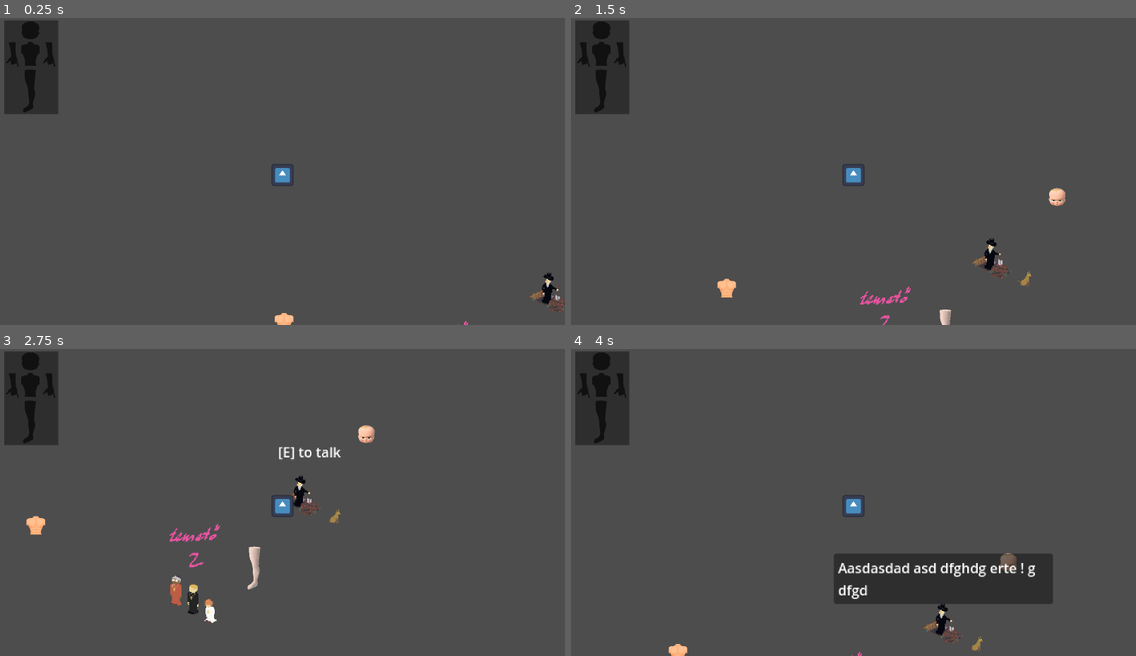
Above: before the commit, frames 1-4 (two rows, left to right).
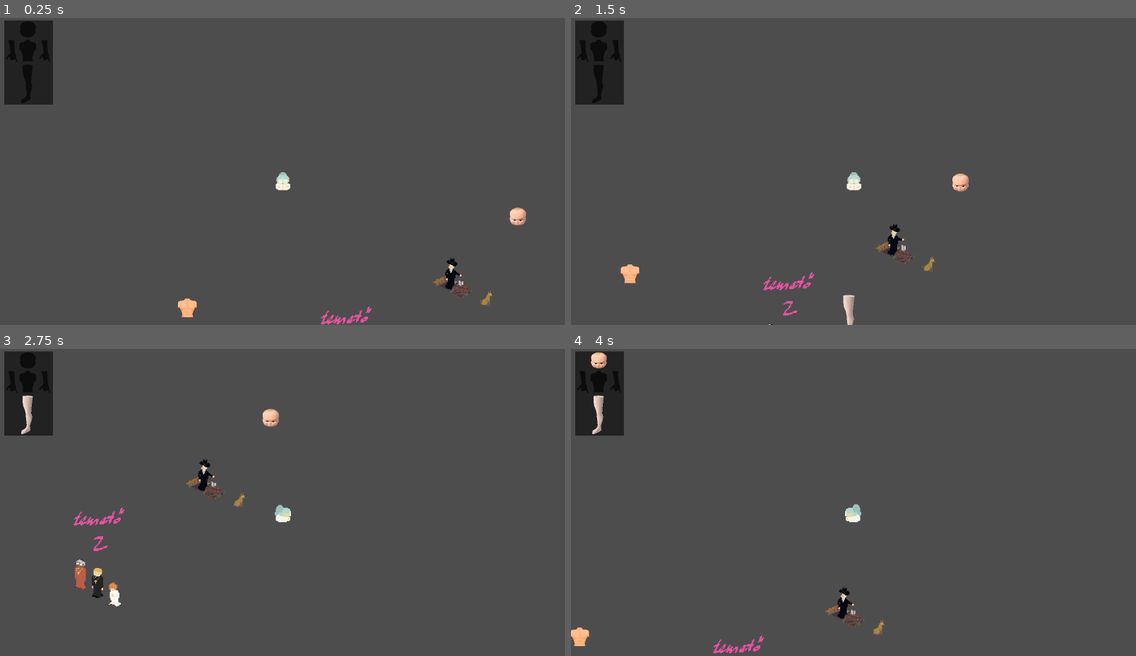
Above: after the commit, the same moments.

Repository: ekaktusz/screamjam2024
Game: Godot game, scene res://Scenes/main.tscn
The game is run twice, just before and just after one commit, with the same random seed, the same clock (stepped at 60 frames per second) and the same inputs. The engine's default icon, where the game draws it, is replaced by a stand-in: a white triangle on a blue panel in a dark square.
Inputs:
- Up to frame 1 (0.25 s): no input
- Up to frame 2 (1.5 s): tap Enter at 0.5 s; hold Right (ui_right) 0.53-1.28 s; hold E (interact) 0.53-1.28 s; hold Down (ui_down) from 1.28 s (still down); tap E (interact) at 1.35 s
- Up to frame 3 (2.75 s): release Down (ui_down) at 2.03 s; hold Right (ui_right) from 2.03 s (still down); hold E (interact) from 2.03 s (still down)
- Up to frame 4 (4 s): release Right (ui_right) at 2.78 s; release E (interact) at 2.78 s; hold Up (ui_up) 2.78-3.53 s; tap E (interact) at 2.85 s; hold Left (ui_left) from 3.53 s (still down); hold E (interact) from 3.53 s (still down)

The runs differ from the first frame. In frame 1, 2.1% of the frame differs, in the area x 0-100%, y 0-100%; in frame 2, 2.9%; in frame 3, 3.8%; in frame 4, 8.3%, in the area x 0-86%, y 0-100%.

Commit message:
player anim added wtih direction

Diff:
--- a/Scenes/Character/character_body_2d.gd
+++ b/Scenes/Character/character_body_2d.gd
@@ -1,9 +1,15 @@
 extends CharacterBody2D
 
+@onready var sprite_2d: AnimatedSprite2D = $Sprite2D
 @onready var inventory: Control = $Inventory
 const SPEED = 200
+
+const UP_RIGHT: Vector2 = Vector2(0.707107, -0.707107)
+const UP_LEFT:  Vector2 = Vector2(-0.707107, -0.707107)
+const DOWN_RIGHT:Vector2 = Vector2(0.707107, 0.707107)
+const DOWN_LEFT:Vector2 = Vector2(-0.707107, 0.707107)
+
 var hasBodyPart = false
-
 
 func _physics_process(_delta):
 
@@ -13,7 +19,26 @@
 	else:
 		velocity = Vector2.ZERO
 
+	set_anim_by_direction(direction)
 	move_and_slide()
+
+func set_anim_by_direction(direction: Vector2):
+	if direction == Vector2.DOWN:
+		sprite_2d.play("down")
+	elif direction == Vector2.UP:
+		sprite_2d.play("up")
+	elif direction == Vector2.LEFT:
+		sprite_2d.play("left")
+	elif direction == Vector2.RIGHT:
+		sprite_2d.play("right")
+	elif direction.angle() == UP_RIGHT.angle():
+		sprite_2d.play("up_right")
+	elif direction.angle() == UP_LEFT.angle():
+		sprite_2d.play("up_left")
+	elif direction.angle() == DOWN_RIGHT.angle():
+		sprite_2d.play("down_right")
+	elif direction.angle() == DOWN_LEFT.angle():
+		sprite_2d.play("down_left")
 
 func _input(event):
 	if event.is_action_pressed("open_inventory"):
--- a/Scenes/Character/character_body_2d.tscn
+++ b/Scenes/Character/character_body_2d.tscn
@@ -1,25 +1,517 @@
-[gd_scene load_steps=6 format=3 uid="uid://yspo5jyeg5s0"]
+[gd_scene load_steps=71 format=3 uid="uid://yspo5jyeg5s0"]
 
 [ext_resource type="Script" path="res://Scenes/Character/character_body_2d.gd" id="1_mwy0c"]
 [ext_resource type="PackedScene" uid="uid://bemdgdebmeocr" path="res://Scenes/Inventory/Inventory.tscn" id="2_jtff0"]
-[ext_resource type="Texture2D" uid="uid://ewy30x2228l0" path="res://icon.svg" id="2_tthio"]
 [ext_resource type="Texture2D" uid="uid://m7hhrq6a33bf" path="res://Scenes/Character/lightsource.png" id="3_pr1qh"]
-
-[sub_resource type="RectangleShape2D" id="RectangleShape2D_digjm"]
-size = Vector2(80.0001, 90.0001)
+[ext_resource type="Texture2D" uid="uid://bwkbg2ulhrpbn" path="res://Scenes/Character/assets/main_character_sheet.png" id="4_alshn"]
+
+[sub_resource type="AtlasTexture" id="AtlasTexture_13myu"]
+atlas = ExtResource("4_alshn")
+region = Rect2(0, 128, 64, 64)
+
+[sub_resource type="AtlasTexture" id="AtlasTexture_kf8f8"]
+atlas = ExtResource("4_alshn")
+region = Rect2(64, 128, 64, 64)
+
+[sub_resource type="AtlasTexture" id="AtlasTexture_2myt7"]
+atlas = ExtResource("4_alshn")
+region = Rect2(128, 128, 64, 64)
+
+[sub_resource type="AtlasTexture" id="AtlasTexture_jj74d"]
+atlas = ExtResource("4_alshn")
+region = Rect2(192, 128, 64, 64)
+
+[sub_resource type="AtlasTexture" id="AtlasTexture_7h17i"]
+atlas = ExtResource("4_alshn")
+region = Rect2(256, 128, 64, 64)
+
+[sub_resource type="AtlasTexture" id="AtlasTexture_i17tk"]
+atlas = ExtResource("4_alshn")
+region = Rect2(320, 128, 64, 64)
+
+[sub_resource type="AtlasTexture" id="AtlasTexture_37gv2"]
+atlas = ExtResource("4_alshn")
+region = Rect2(384, 128, 64, 64)
+
+[sub_resource type="AtlasTexture" id="AtlasTexture_1gige"]
+atlas = ExtResource("4_alshn")
+region = Rect2(448, 128, 64, 64)
+
+[sub_resource type="AtlasTexture" id="AtlasTexture_2cbey"]
+atlas = ExtResource("4_alshn")
+region = Rect2(0, 256, 64, 64)
+
+[sub_resource type="AtlasTexture" id="AtlasTexture_ni8ol"]
+atlas = ExtResource("4_alshn")
+region = Rect2(64, 256, 64, 64)
+
+[sub_resource type="AtlasTexture" id="AtlasTexture_g8jdg"]
+atlas = ExtResource("4_alshn")
+region = Rect2(128, 256, 64, 64)
+
+[sub_resource type="AtlasTexture" id="AtlasTexture_0kfvy"]
+atlas = ExtResource("4_alshn")
+region = Rect2(192, 256, 64, 64)
+
+[sub_resource type="AtlasTexture" id="AtlasTexture_nf3ng"]
+atlas = ExtResource("4_alshn")
+region = Rect2(256, 256, 64, 64)
+
+[sub_resource type="AtlasTexture" id="AtlasTexture_nfuwx"]
+atlas = ExtResource("4_alshn")
+region = Rect2(320, 256, 64, 64)
+
+[sub_resource type="AtlasTexture" id="AtlasTexture_63stk"]
+atlas = ExtResource("4_alshn")
+region = Rect2(384, 256, 64, 64)
+
+[sub_resource type="AtlasTexture" id="AtlasTexture_3mxl3"]
+atlas = ExtResource("4_alshn")
+region = Rect2(448, 256, 64, 64)
+
+[sub_resource type="AtlasTexture" id="AtlasTexture_p5sqy"]
+atlas = ExtResource("4_alshn")
+region = Rect2(0, 320, 64, 64)
+
+[sub_resource type="AtlasTexture" id="AtlasTexture_cv5xc"]
+atlas = ExtResource("4_alshn")
+region = Rect2(64, 320, 64, 64)
+
+[sub_resource type="AtlasTexture" id="AtlasTexture_q40t6"]
+atlas = ExtResource("4_alshn")
+region = Rect2(128, 320, 64, 64)
+
+[sub_resource type="AtlasTexture" id="AtlasTexture_x8xbj"]
+atlas = ExtResource("4_alshn")
+region = Rect2(192, 320, 64, 64)
+
+[sub_resource type="AtlasTexture" id="AtlasTexture_uap1f"]
+atlas = ExtResource("4_alshn")
+region = Rect2(256, 320, 64, 64)
+
+[sub_resource type="AtlasTexture" id="AtlasTexture_x35pa"]
+atlas = ExtResource("4_alshn")
+region = Rect2(320, 320, 64, 64)
+
+[sub_resource type="AtlasTexture" id="AtlasTexture_a7ykc"]
+atlas = ExtResource("4_alshn")
+region = Rect2(384, 320, 64, 64)
+
+[sub_resource type="AtlasTexture" id="AtlasTexture_xakl4"]
+atlas = ExtResource("4_alshn")
+region = Rect2(448, 320, 64, 64)
+
+[sub_resource type="AtlasTexture" id="AtlasTexture_upi7w"]
+atlas = ExtResource("4_alshn")
+region = Rect2(0, 64, 64, 64)
+
+[sub_resource type="AtlasTexture" id="AtlasTexture_lnqn7"]
+atlas = ExtResource("4_alshn")
+region = Rect2(64, 64, 64, 64)
+
+[sub_resource type="AtlasTexture" id="AtlasTexture_sgktd"]
+atlas = ExtResource("4_alshn")
+region = Rect2(128, 64, 64, 64)
+
+[sub_resource type="AtlasTexture" id="AtlasTexture_3fje1"]
+atlas = ExtResource("4_alshn")
+region = Rect2(192, 64, 64, 64)
+
+[sub_resource type="AtlasTexture" id="AtlasTexture_en526"]
+atlas = ExtResource("4_alshn")
+region = Rect2(256, 64, 64, 64)
+
+[sub_resource type="AtlasTexture" id="AtlasTexture_1co4b"]
+atlas = ExtResource("4_alshn")
+region = Rect2(320, 64, 64, 64)
+
+[sub_resource type="AtlasTexture" id="AtlasTexture_swlfx"]
+atlas = ExtResource("4_alshn")
+region = Rect2(384, 64, 64, 64)
+
+[sub_resource type="AtlasTexture" id="AtlasTexture_vl0gw"]
+atlas = ExtResource("4_alshn")
+region = Rect2(448, 64, 64, 64)
+
+[sub_resource type="AtlasTexture" id="AtlasTexture_kfwh7"]
+atlas = ExtResource("4_alshn")
+region = Rect2(0, 0, 64, 64)
+
+[sub_resource type="AtlasTexture" id="AtlasTexture_55tkl"]
+atlas = ExtResource("4_alshn")
+region = Rect2(64, 0, 64, 64)
+
+[sub_resource type="AtlasTexture" id="AtlasTexture_whpoo"]
+atlas = ExtResource("4_alshn")
+region = Rect2(128, 0, 64, 64)
+
+[sub_resource type="AtlasTexture" id="AtlasTexture_u5ley"]
+atlas = ExtResource("4_alshn")
+region = Rect2(192, 0, 64, 64)
+
+[sub_resource type="AtlasTexture" id="AtlasTexture_okrit"]
+atlas = ExtResource("4_alshn")
+region = Rect2(256, 0, 64, 64)
+
+[sub_resource type="AtlasTexture" id="AtlasTexture_lklsi"]
+atlas = ExtResource("4_alshn")
+region = Rect2(320, 0, 64, 64)
+
+[sub_resource type="AtlasTexture" id="AtlasTexture_8jh1k"]
+atlas = ExtResource("4_alshn")
+region = Rect2(384, 0, 64, 64)
+
+[sub_resource type="AtlasTexture" id="AtlasTexture_w2cko"]
+atlas = ExtResource("4_alshn")
+region = Rect2(448, 0, 64, 64)
+
+[sub_resource type="AtlasTexture" id="AtlasTexture_y218m"]
+atlas = ExtResource("4_alshn")
+region = Rect2(0, 192, 64, 64)
+
+[sub_resource type="AtlasTexture" id="AtlasTexture_05qkb"]
+atlas = ExtResource("4_alshn")
+region = Rect2(64, 192, 64, 64)
+
+[sub_resource type="AtlasTexture" id="AtlasTexture_hclia"]
+atlas = ExtResource("4_alshn")
+region = Rect2(128, 192, 64, 64)
+
+[sub_resource type="AtlasTexture" id="AtlasTexture_w587q"]
+atlas = ExtResource("4_alshn")
+region = Rect2(192, 192, 64, 64)
+
+[sub_resource type="AtlasTexture" id="AtlasTexture_2ahxn"]
+atlas = ExtResource("4_alshn")
+region = Rect2(256, 192, 64, 64)
+
+[sub_resource type="AtlasTexture" id="AtlasTexture_rn640"]
+atlas = ExtResource("4_alshn")
+region = Rect2(320, 192, 64, 64)
+
+[sub_resource type="AtlasTexture" id="AtlasTexture_sqftk"]
+atlas = ExtResource("4_alshn")
+region = Rect2(384, 192, 64, 64)
+
+[sub_resource type="AtlasTexture" id="AtlasTexture_henqn"]
+atlas = ExtResource("4_alshn")
+region = Rect2(448, 192, 64, 64)
+
+[sub_resource type="AtlasTexture" id="AtlasTexture_8ch5a"]
+atlas = ExtResource("4_alshn")
+region = Rect2(0, 384, 64, 64)
+
+[sub_resource type="AtlasTexture" id="AtlasTexture_f5k2e"]
+atlas = ExtResource("4_alshn")
+region = Rect2(64, 384, 64, 64)
+
+[sub_resource type="AtlasTexture" id="AtlasTexture_hq2a3"]
+atlas = ExtResource("4_alshn")
+region = Rect2(128, 384, 64, 64)
+
+[sub_resource type="AtlasTexture" id="AtlasTexture_x4vde"]
+atlas = ExtResource("4_alshn")
+region = Rect2(192, 384, 64, 64)
+
+[sub_resource type="AtlasTexture" id="AtlasTexture_8ct0v"]
+atlas = ExtResource("4_alshn")
+region = Rect2(256, 384, 64, 64)
+
+[sub_resource type="AtlasTexture" id="AtlasTexture_5dln0"]
+atlas = ExtResource("4_alshn")
+region = Rect2(320, 384, 64, 64)
+
+[sub_resource type="AtlasTexture" id="AtlasTexture_uy2qt"]
+atlas = ExtResource("4_alshn")
+region = Rect2(384, 384, 64, 64)
+
+[sub_resource type="AtlasTexture" id="AtlasTexture_554ew"]
+atlas = ExtResource("4_alshn")
+region = Rect2(448, 384, 64, 64)
+
+[sub_resource type="AtlasTexture" id="AtlasTexture_bevkn"]
+atlas = ExtResource("4_alshn")
+region = Rect2(0, 448, 64, 64)
+
+[sub_resource type="AtlasTexture" id="AtlasTexture_k71jb"]
+atlas = ExtResource("4_alshn")
+region = Rect2(64, 448, 64, 64)
+
+[sub_resource type="AtlasTexture" id="AtlasTexture_fuqc1"]
+atlas = ExtResource("4_alshn")
+region = Rect2(128, 448, 64, 64)
+
+[sub_resource type="AtlasTexture" id="AtlasTexture_4qt5p"]
+atlas = ExtResource("4_alshn")
+region = Rect2(192, 448, 64, 64)
+
+[sub_resource type="AtlasTexture" id="AtlasTexture_qfb08"]
+atlas = ExtResource("4_alshn")
+region = Rect2(256, 448, 64, 64)
+
+[sub_resource type="AtlasTexture" id="AtlasTexture_1u30n"]
+atlas = ExtResource("4_alshn")
+region = Rect2(320, 448, 64, 64)
+
+[sub_resource type="AtlasTexture" id="AtlasTexture_2ofks"]
+atlas = ExtResource("4_alshn")
+region = Rect2(384, 448, 64, 64)
+
+[sub_resource type="AtlasTexture" id="AtlasTexture_p38o1"]
+atlas = ExtResource("4_alshn")
+region = Rect2(448, 448, 64, 64)
+
+[sub_resource type="SpriteFrames" id="SpriteFrames_flx6g"]
+animations = [{
+"frames": [{
+"duration": 1.0,
+"texture": SubResource("AtlasTexture_13myu")
+}, {
+"duration": 1.0,
+"texture": SubResource("AtlasTexture_kf8f8")
+}, {
+"duration": 1.0,
+"texture": SubResource("AtlasTexture_2myt7")
+}, {
+"duration": 1.0,
+"texture": SubResource("AtlasTexture_jj74d")
+}, {
+"duration": 1.0,
+"texture": SubResource("AtlasTexture_7h17i")
+}, {
+"duration": 1.0,
+"texture": SubResource("AtlasTexture_i17tk")
+}, {
+"duration": 1.0,
+"texture": SubResource("AtlasTexture_37gv2")
+}, {
+"duration": 1.0,
+"texture": SubResource("AtlasTexture_1gige")
+}],
+"loop": true,
+"name": &"down",
+"speed": 5.0
+}, {
+"frames": [{
+"duration": 1.0,
+"texture": SubResource("AtlasTexture_2cbey")
+}, {
+"duration": 1.0,
+"texture": SubResource("AtlasTexture_ni8ol")
+}, {
+"duration": 1.0,
+"texture": SubResource("AtlasTexture_g8jdg")
+}, {
+"duration": 1.0,
+"texture": SubResource("AtlasTexture_0kfvy")
+}, {
+"duration": 1.0,
+"texture": SubResource("AtlasTexture_nf3ng")
+}, {
+"duration": 1.0,
+"texture": SubResource("AtlasTexture_nfuwx")
+}, {
+"duration": 1.0,
+"texture": SubResource("AtlasTexture_63stk")
+}, {
+"duration": 1.0,
+"texture": SubResource("AtlasTexture_3mxl3")
+}],
+"loop": true,
+"name": &"down_left",
+"speed": 5.0
+}, {
+"frames": [{
+"duration": 1.0,
+"texture": SubResource("AtlasTexture_p5sqy")
+}, {
+"duration": 1.0,
+"texture": SubResource("AtlasTexture_cv5xc")
+}, {
+"duration": 1.0,
+"texture": SubResource("AtlasTexture_q40t6")
+}, {
+"duration": 1.0,
+"texture": SubResource("AtlasTexture_x8xbj")
+}, {
+"duration": 1.0,
+"texture": SubResource("AtlasTexture_uap1f")
+}, {
+"duration": 1.0,
+"texture": SubResource("AtlasTexture_x35pa")
+}, {
+"duration": 1.0,
+"texture": SubResource("AtlasTexture_a7ykc")
+}, {
+"duration": 1.0,
+"texture": SubResource("AtlasTexture_xakl4")
+}],
+"loop": true,
+"name": &"down_right",
+"speed": 5.0
+}, {
+"frames": [{
+"duration": 1.0,
+"texture": SubResource("AtlasTexture_upi7w")
+}, {
+"duration": 1.0,
+"texture": SubResource("AtlasTexture_lnqn7")
+}, {
+"duration": 1.0,
+"texture": SubResource("AtlasTexture_sgktd")
+}, {
+"duration": 1.0,
+"texture": SubResource("AtlasTexture_3fje1")
+}, {
+"duration": 1.0,
+"texture": SubResource("AtlasTexture_en526")
+}, {
+"duration": 1.0,
+"texture": SubResource("AtlasTexture_1co4b")
+}, {
+"duration": 1.0,
+"texture": SubResource("AtlasTexture_swlfx")
+}, {
+"duration": 1.0,
+"texture": SubResource("AtlasTexture_vl0gw")
+}],
+"loop": true,
+"name": &"left",
+"speed": 5.0
+}, {
+"frames": [{
+"duration": 1.0,
+"texture": SubResource("AtlasTexture_kfwh7")
+}, {
+"duration": 1.0,
+"texture": SubResource("AtlasTexture_55tkl")
+}, {
+"duration": 1.0,
+"texture": SubResource("AtlasTexture_whpoo")
+}, {
+"duration": 1.0,
+"texture": SubResource("AtlasTexture_u5ley")
+}, {
+"duration": 1.0,
+"texture": SubResource("AtlasTexture_okrit")
+}, {
+"duration": 1.0,
+"texture": SubResource("AtlasTexture_lklsi")
+}, {
+"duration": 1.0,
+"texture": SubResource("AtlasTexture_8jh1k")
+}, {
+"duration": 1.0,
+"texture": SubResource("AtlasTexture_w2cko")
+}],
+"loop": true,
+"name": &"right",
+"speed": 5.0
+}, {
+"frames": [{
+"duration": 1.0,
+"texture": SubResource("AtlasTexture_y218m")
+}, {
+"duration": 1.0,
+"texture": SubResource("AtlasTexture_05qkb")
+}, {
+"duration": 1.0,
+"texture": SubResource("AtlasTexture_hclia")
+}, {
+"duration": 1.0,
+"texture": SubResource("AtlasTexture_w587q")
+}, {
+"duration": 1.0,
+"texture": SubResource("AtlasTexture_2ahxn")
+}, {
+"duration": 1.0,
+"texture": SubResource("AtlasTexture_rn640")
+}, {
+"duration": 1.0,
+"texture": SubResource("AtlasTexture_sqftk")
+}, {
+"duration": 1.0,
+"texture": SubResource("AtlasTexture_henqn")
+}],
+"loop": true,
+"name": &"up",
+"speed": 5.0
+}, {
+"frames": [{
+"duration": 1.0,
+"texture": SubResource("AtlasTexture_8ch5a")
+}, {
+"duration": 1.0,
+"texture": SubResource("AtlasTexture_f5k2e")
+}, {
+"duration": 1.0,
+"texture": SubResource("AtlasTexture_hq2a3")
+}, {
+"duration": 1.0,
+"texture": SubResource("AtlasTexture_x4vde")
+}, {
+"duration": 1.0,
+"texture": SubResource("AtlasTexture_8ct0v")
+}, {
+"duration": 1.0,
+"texture": SubResource("AtlasTexture_5dln0")
+}, {
+"duration": 1.0,
+"texture": SubResource("AtlasTexture_uy2qt")
+}, {
+"duration": 1.0,
+"texture": SubResource("AtlasTexture_554ew")
+}],
+"loop": true,
+"name": &"up_left",
+"speed": 5.0
+}, {
+"frames": [{
+"duration": 1.0,
+"texture": SubResource("AtlasTexture_bevkn")
+}, {
+"duration": 1.0,
+"texture": SubResource("AtlasTexture_k71jb")
+}, {
+"duration": 1.0,
+"texture": SubResource("AtlasTexture_fuqc1")
+}, {
+"duration": 1.0,
+"texture": SubResource("AtlasTexture_4qt5p")
+}, {
+"duration": 1.0,
+"texture": SubResource("AtlasTexture_qfb08")
+}, {
+"duration": 1.0,
+"texture": SubResource("AtlasTexture_1u30n")
+}, {
+"duration": 1.0,
+"texture": SubResource("AtlasTexture_2ofks")
+}, {
+"duration": 1.0,
+"texture": SubResource("AtlasTexture_p38o1")
+}],
+"loop": true,
+"name": &"up_right",
+"speed": 5.0
+}]
+
+[sub_resource type="CapsuleShape2D" id="CapsuleShape2D_2r3ee"]
+radius = 5.0
+height = 10.0
 
 [node name="CharacterBody2D" type="CharacterBody2D"]
-scale = Vector2(0.2, 0.2)
+position = Vector2(1, -3)
 script = ExtResource("1_mwy0c")
 
 [node name="Inventory" parent="." instance=ExtResource("2_jtff0")]
 z_index = 20
 y_sort_enabled = true
-offset_left = -1625.0
-offset_top = -905.0
-offset_right = -1625.0
-offset_bottom = -905.0
-scale = Vector2(0.5, 0.5)
+offset_left = -330.0
+offset_top = -182.0
+offset_right = -330.0
+offset_bottom = -182.0
+scale = Vector2(0.1, 0.1)
 
 [node name="PointLight2D" type="PointLight2D" parent="."]
 visible = false
@@ -40,14 +532,16 @@
 texture = ExtResource("3_pr1qh")
 texture_scale = 3.0
 
-[node name="Sprite2D" type="Sprite2D" parent="."]
-texture = ExtResource("2_tthio")
+[node name="Sprite2D" type="AnimatedSprite2D" parent="."]
+position = Vector2(-5, 0)
+sprite_frames = SubResource("SpriteFrames_flx6g")
+animation = &"down"
 
 [node name="CollisionShape2D" type="CollisionShape2D" parent="."]
-position = Vector2(0, 20)
+position = Vector2(-5, 15)
 scale = Vector2(0.999999, 0.999999)
-shape = SubResource("RectangleShape2D_digjm")
+shape = SubResource("CapsuleShape2D_2r3ee")
 
 [node name="Camera2D" type="Camera2D" parent="."]
-position = Vector2(0, -20)
+position = Vector2(-5, -5)
 zoom = Vector2(3, 3)
--- a/Scenes/Inventory/Inventory.tscn
+++ b/Scenes/Inventory/Inventory.tscn
@@ -16,6 +16,10 @@
 layout_mode = 0
 offset_right = 630.0
 offset_bottom = 1096.0
+scale = Vector2(0.9, 0.9)
+
+[node name="Panel" type="Panel" parent="PanelContainer"]
+layout_mode = 2
 
 [node name="GridContainer" type="GridContainer" parent="PanelContainer"]
 layout_mode = 2
--- a/Scenes/main.tscn
+++ b/Scenes/main.tscn
@@ -41,6 +41,8 @@
 [node name="Player" parent="." groups=["player"] instance=ExtResource("2_ssn54")]
 z_index = 1
 y_sort_enabled = true
+position = Vector2(118, 18)
+scale = Vector2(1, 1)
 
 [node name="TileMapLayerGroundFloor" parent="." instance=ExtResource("1_rv4jy")]
 position = Vector2(187, 22)
Binary file added: Scenes/Character/assets/main_character_sheet.png
Not shown, added: Scenes/Character/assets/main_character_sheet.png.import
